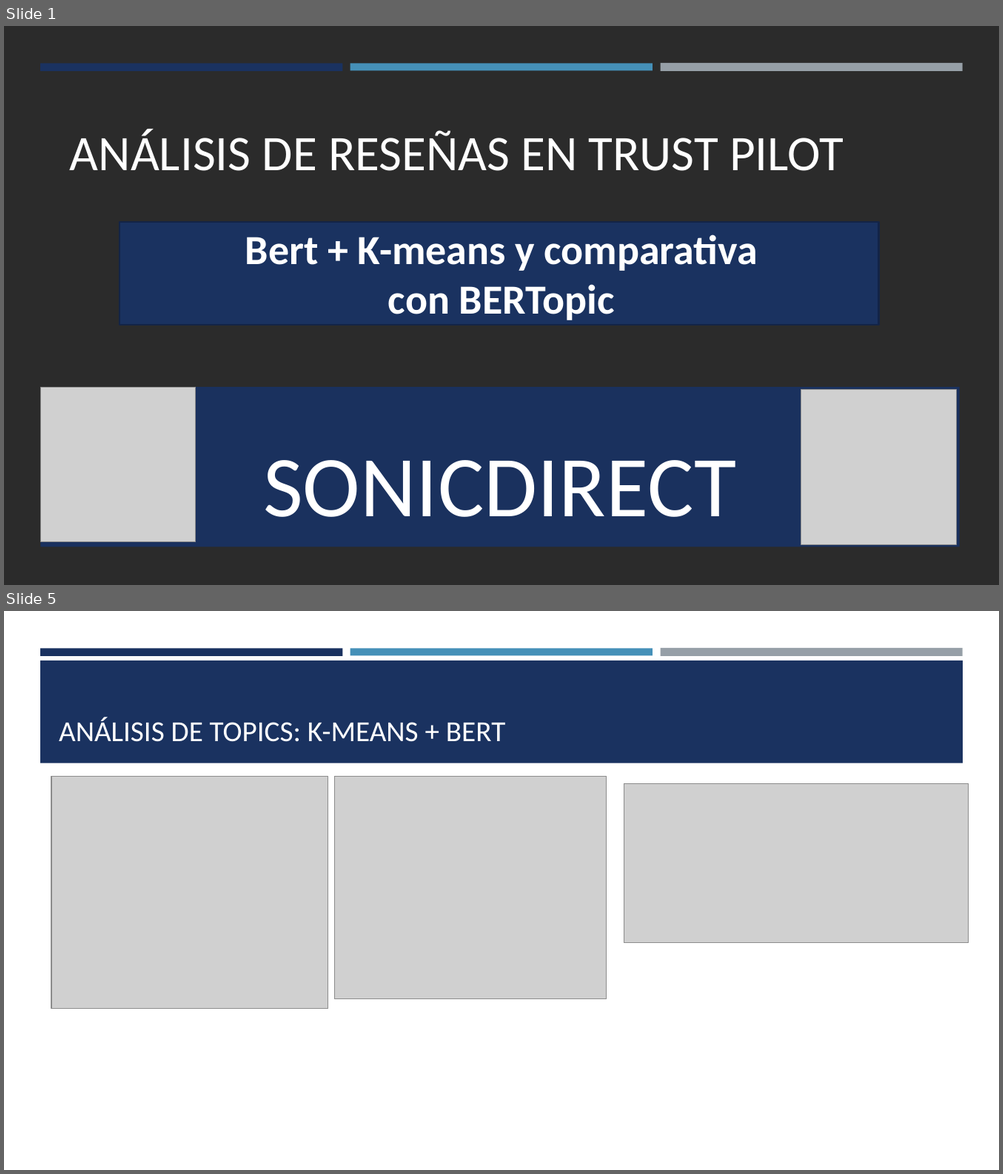
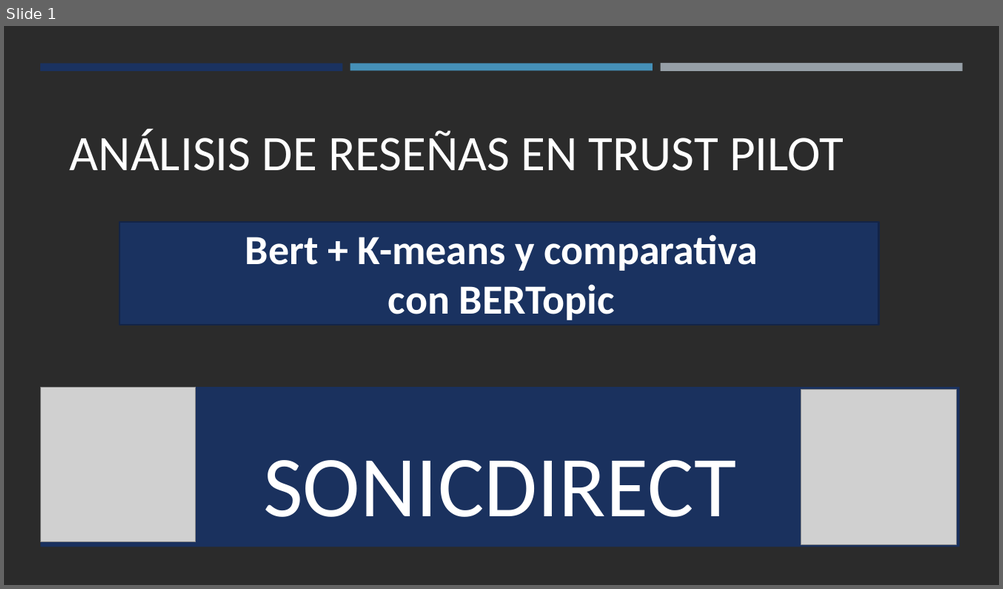
Before and after one commit to OscarFdz24/Proyecto_DeepLearning_NLP_Oscar_Fernandez, a slide deck: Análisis de reseñas en Trust Pilot.pptx. Shown one above the other, each under a label of ours: slides 1 and 5 before the commit, slide 1 after it; the slides between them are not shown. The pictures are 1003x1174 and 1003x589 pixels, drawn with LibreOffice and Linux fonts; fonts in the diff are those of the drawing; grey boxes stand for pictures; background and template pictures are left out; a plain dark background stands for a picture behind light text. Boxes give left, top, right and bottom in pixels: in the first picture for what was removed or moved away, otherwise in the second. Text is boxed around its words. In the diff, an @@ line names an element or a change of style, - is before the commit and + after.

```diff
--- a/Análisis de reseñas en Trust Pilot.pptx
+++ b/Análisis de reseñas en Trust Pilot.pptx
@@ slide 5 removed at bbox=[4, 611, 999, 1170], background #FFFFFF @@
@@ rectangle removed at bbox=[40, 648, 343, 655] @@
@@ rectangle removed at bbox=[350, 648, 652, 655] @@
@@ rectangle removed at bbox=[660, 648, 962, 657] @@
@@ rectangle removed at bbox=[40, 661, 963, 763] @@
@@ title removed at bbox=[59, 717, 505, 742] @@
-ANÁLISIS DE TOPICS: K-MEANS + BERT
@@ picture removed at bbox=[52, 776, 329, 1008] @@
@@ picture removed at bbox=[335, 776, 607, 999] @@
@@ picture removed at bbox=[624, 783, 969, 943] @@
```
Also in this commit, not shown: 3 slides changed, 7 slides added, 3 other slides removed, 3 other files.
